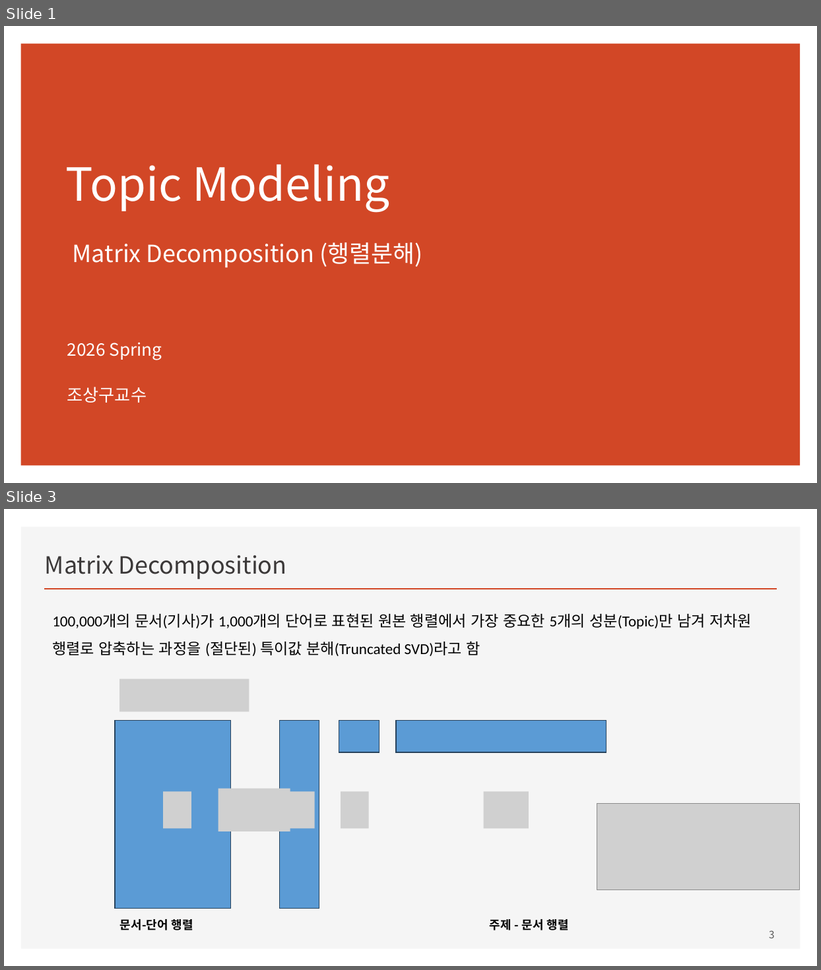
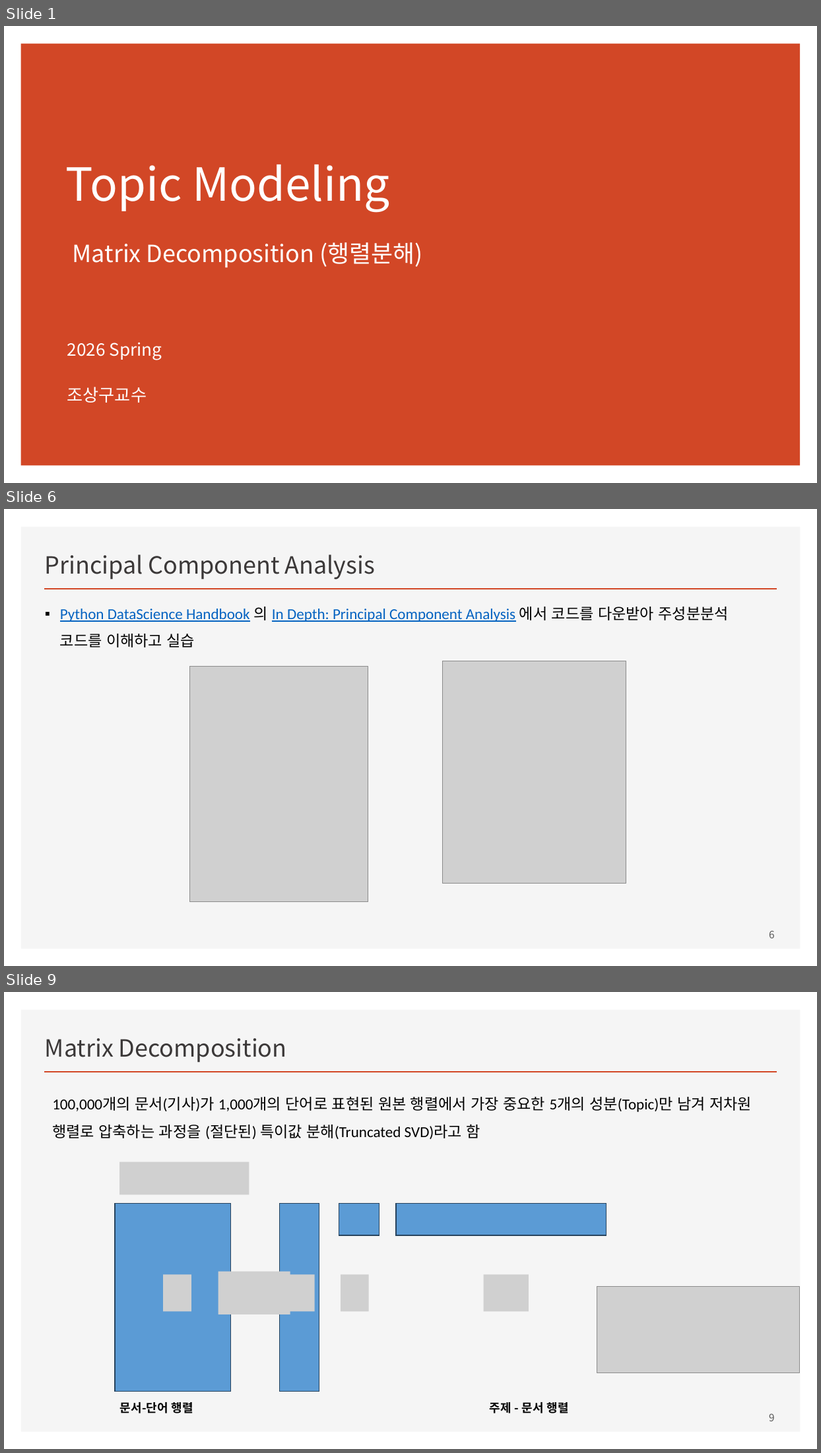
Before and after one commit to ancestor9/mathematics-for-machine-learning, a slide deck: Linear_Algebra/w9_Topic Modeling.pptx. Shown one above the other, each under a label of ours: slides 1 and 3 before the commit, slides 1, 6 and 9 after it; the slides between them are not shown. The pictures are 821x970 and 821x1453 pixels, drawn with LibreOffice and Linux fonts; fonts in the diff are those of the drawing; grey boxes stand for pictures. Boxes give left, top, right and bottom in pixels: in the first picture for what was removed or moved away, otherwise in the second. Text is boxed around its words. In the diff, an @@ line names an element or a change of style, - is before the commit and + after.

```diff
--- a/Linear_Algebra/w9_Topic Modeling.pptx
+++ b/Linear_Algebra/w9_Topic Modeling.pptx
@@ slide 6 added at (x1=4, y1=509, x2=817, y2=966), background #FFFFFF; not listed: 2 template elements that a slide beside it also shows @@
@@ title added at (x1=45, y1=555, x2=375, y2=580), 28 pt, text #3B3838 @@
+Principal Component Analysis
@@ text added at (x1=60, y1=607, x2=729, y2=648), 18 pt, text #0563C1, underline @@
+▪ Python DataScience Handbook 의 In Depth: Principal Component Analysis 에서 코드를 다운받아 주성분분석 코드를 이해하고 실습
@@ picture added at (x1=189, y1=666, x2=368, y2=902) @@
@@ picture added at (x1=443, y1=661, x2=626, y2=884) @@
@@ page number added at (x1=769, y1=931, x2=775, y2=939), 12 pt, text #595959 @@
+6
@@ what was slide 3 is now slide 9 @@
@@ page number at (x1=769, y1=1414, x2=775, y2=1422): text changed @@
-3
+9
```
Also in this commit, not shown: 7 slides changed, 5 other slides added.
